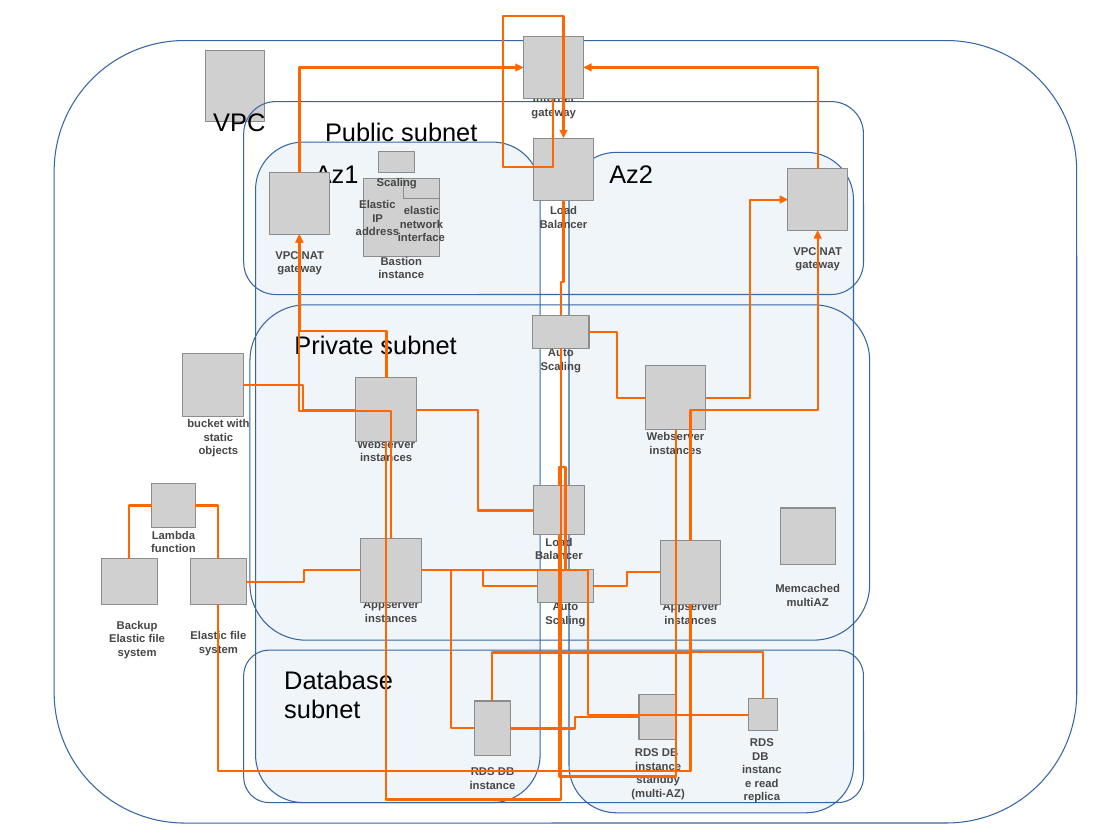
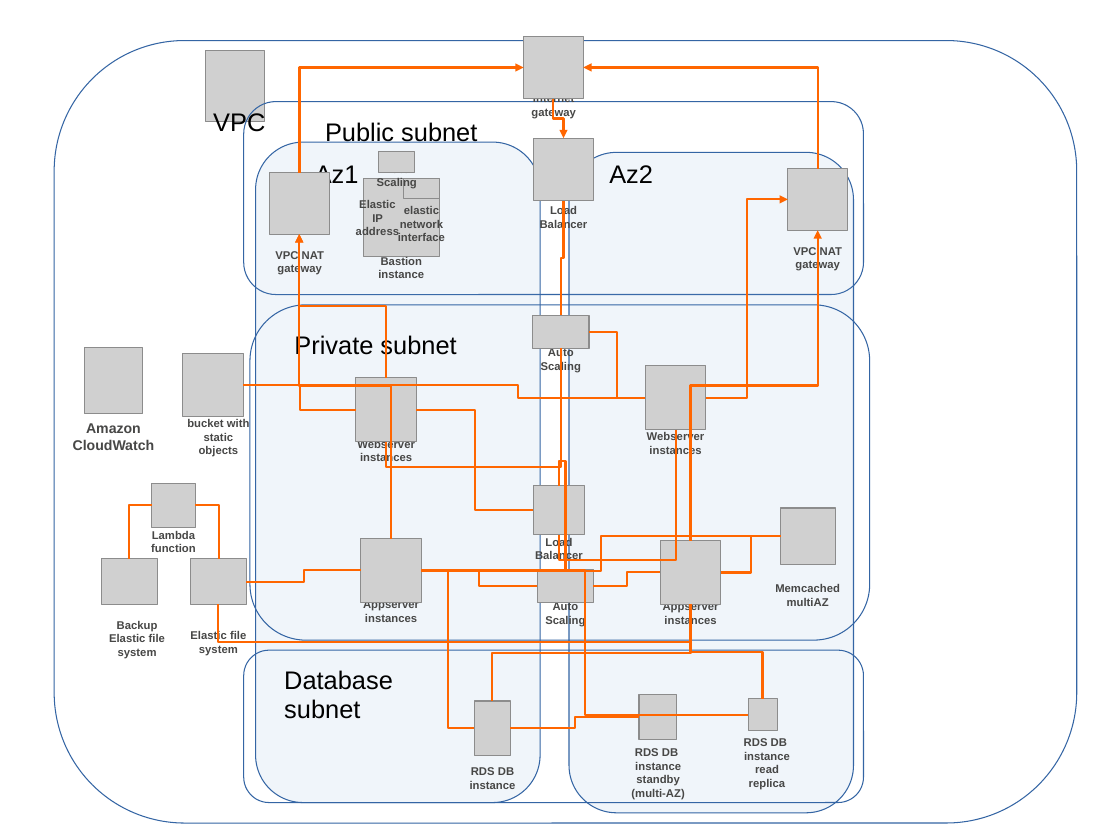
Before and after one commit to alusvedejs/alusvedejs_mybb, a slide deck: slide 3 of presentation.ppt. Drawn at 1120x840 pixels with LibreOffice and Linux fonts; fonts in the diff are those of the drawing; grey boxes stand for pictures; background and template pictures are left out. Boxes give left, top, right and bottom in pixels: in the first picture for what was removed or moved away, otherwise in the second. Text is boxed around its words. In the diff, an @@ line names an element or a change of style, - is before the commit and + after.

```diff
--- a/presentation.ppt
+++ b/presentation.ppt
@@ elbow arrow (554, 99) - (564, 138): route changed @@
@@ elbow line (561, 315) - (564, 201): route changed @@
@@ elbow arrow (706, 398) - (789, 199): route changed @@
@@ elbow arrow (391, 539) - (300, 234): route changed @@
@@ elbow arrow (386, 378) - (300, 234): route changed @@
@@ elbow arrow (691, 541) - (818, 231): route changed @@
@@ picture added at (84, 348, 142, 414) @@
@@ elbow line removed from (561, 349) to (386, 442) @@
@@ elbow line added from (561, 349) to (386, 442), #FF6600 1.5 pt @@
@@ elbow line (243, 385) - (356, 411): route changed @@
@@ elbow line added from (243, 385) to (645, 398), #FF6600 1.5 pt @@
@@ elbow line (417, 410) - (534, 510): route changed @@
@@ text added at (73, 423, 154, 450), 10 pt, text #474746, bold @@
+Amazon CloudWatch
@@ elbow line (676, 430) - (559, 535): route changed @@
@@ elbow line (559, 486) - (566, 569): route changed @@
@@ elbow line added from (422, 571) to (781, 537), #FF6600 1.5 pt @@
@@ elbow line added from (722, 573) to (781, 537), #FF6600 1.5 pt @@
@@ elbow line (538, 586) - (421, 570): route changed @@
@@ elbow line (422, 570) - (475, 729): route changed @@
@@ elbow line (422, 570) - (748, 715): route changed @@
@@ elbow line (219, 605) - (691, 605): route changed @@
@@ elbow line (691, 605) - (762, 699): route changed @@
@@ elbow line (510, 729) - (639, 717): route changed @@
@@ text "RDS DB instance read replica" rewrapped from (744, 738, 780, 803) to (744, 738, 790, 790) @@
```
Also in this commit, not shown: 2 other slides changed, 1 slide removed.
